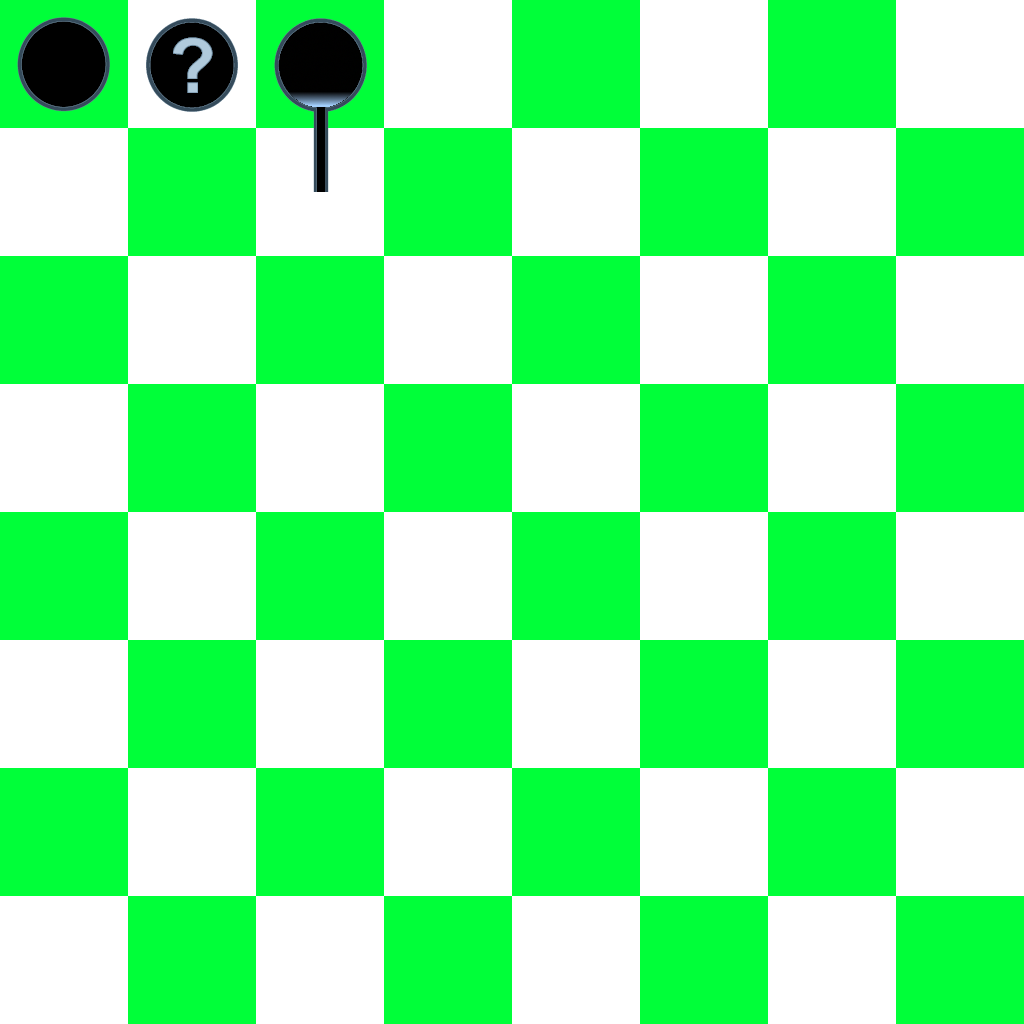
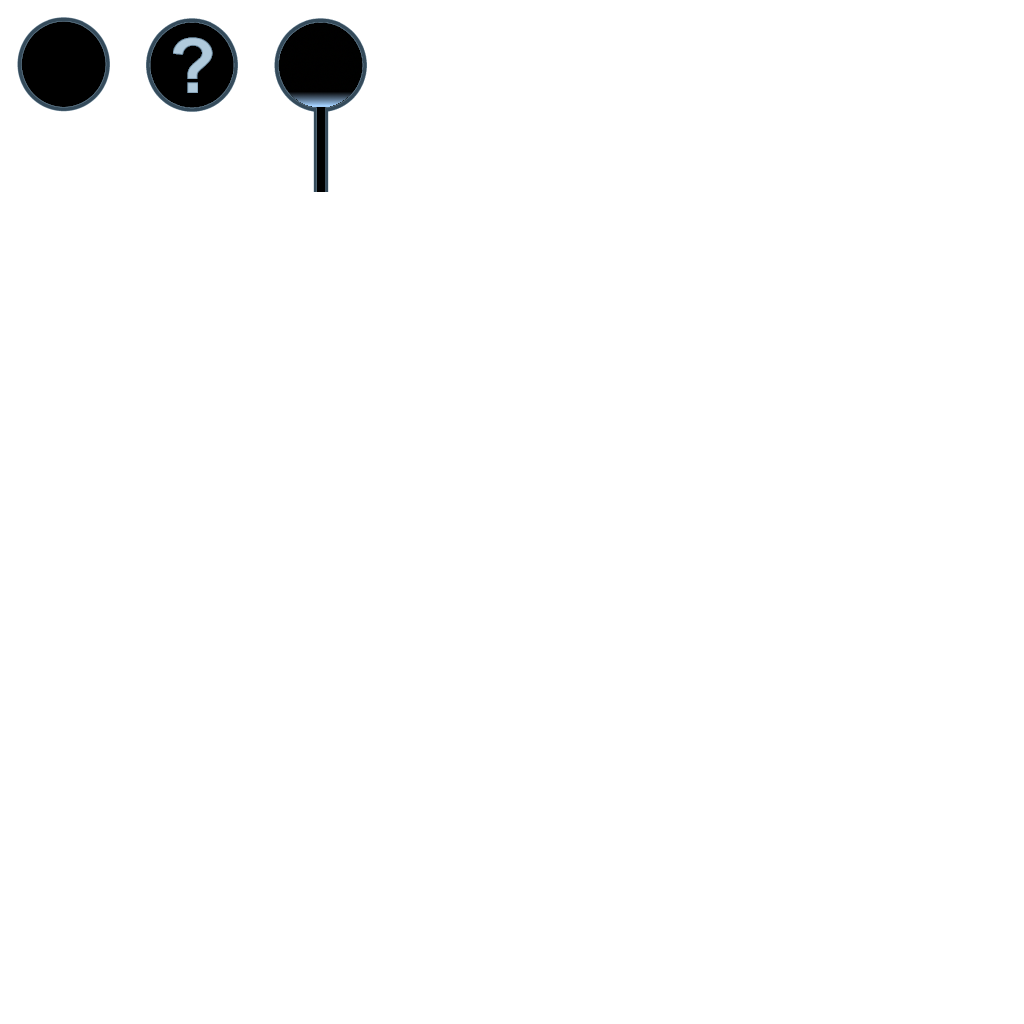
Comparing the layer stacks of the two 1024 x 1024 images. Changes:
hid "Background" over <box>0,0,1024,1024</box>
